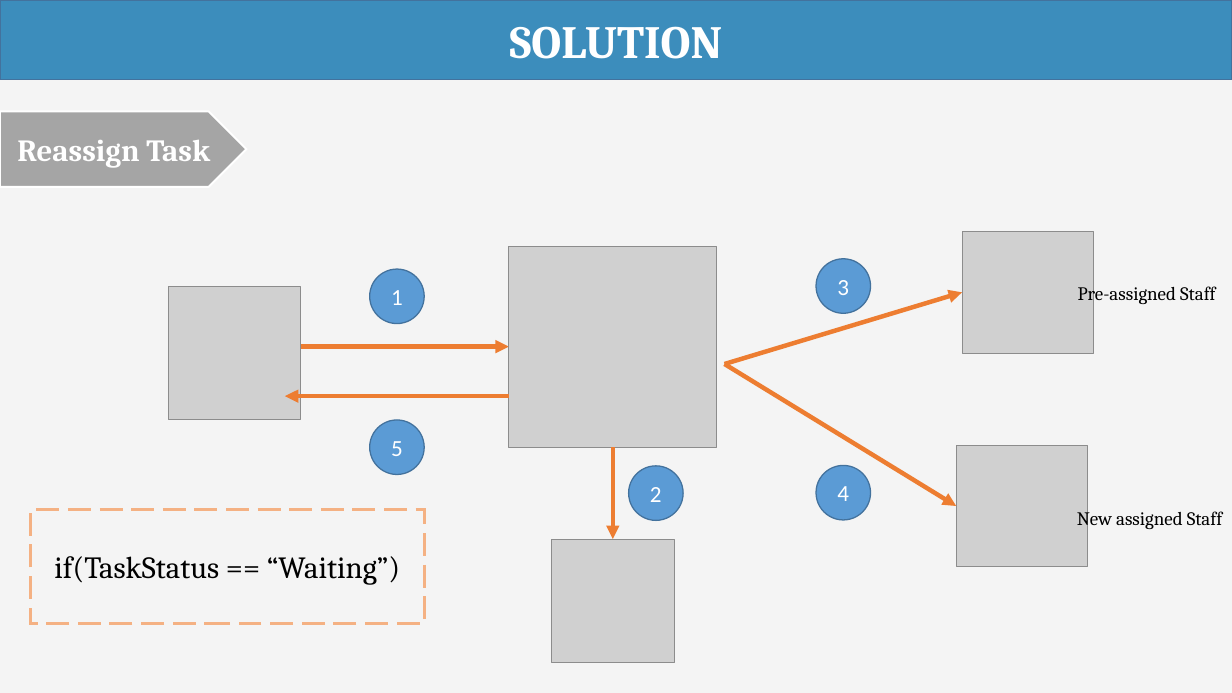
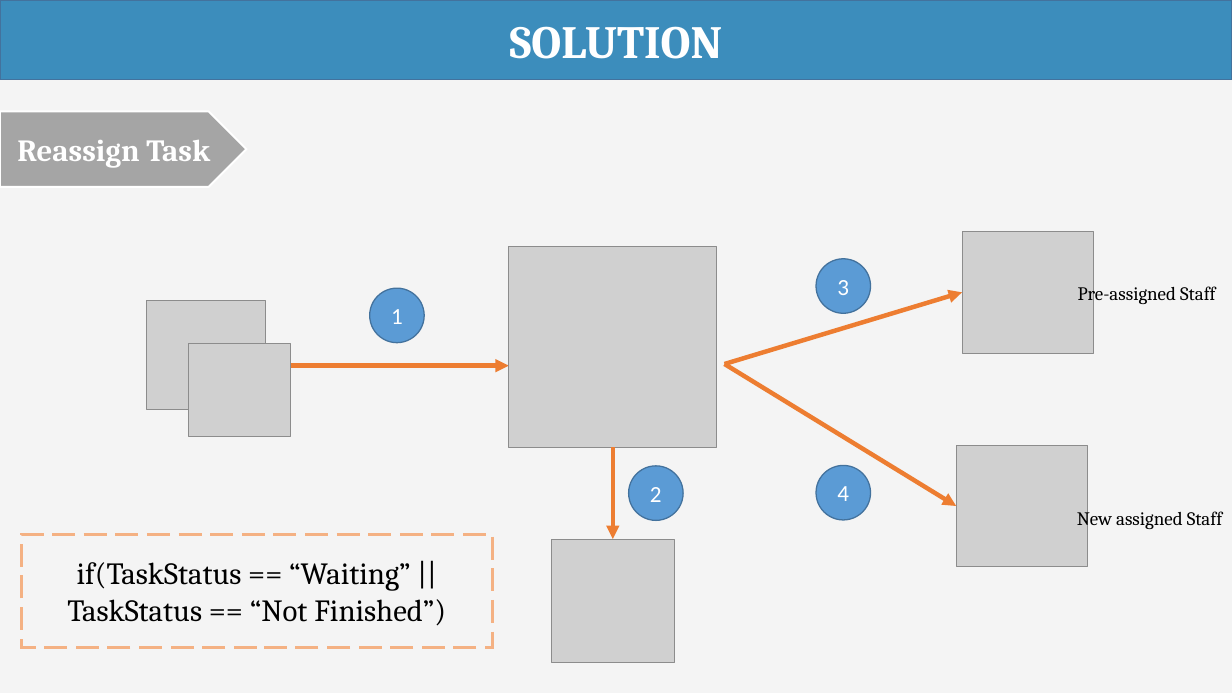
Before and after one commit to haltt051093/IMS-datacenter, a slide deck: slide 26 of Document/Presentation/IMS_20160408_Presentation.pptx. Drawn at 1232x693 pixels with LibreOffice and Linux fonts; fonts in the diff are those of the drawing; grey boxes stand for pictures. Boxes give left, top, right and bottom in pixels: in the first picture for what was removed or moved away, otherwise in the second. Text is boxed around its words. In the diff, an @@ line names an element or a change of style, - is before the commit and + after.

```diff
--- a/Document/Presentation/IMS_20160408_Presentation.pptx
+++ b/Document/Presentation/IMS_20160408_Presentation.pptx
@@ ellipse "1": place and size @@
-ellipse "1" at <box>370,269,424,323</box>
+ellipse "1" at <box>370,288,424,343</box>
@@ picture added at <box>147,300,266,409</box> @@
@@ picture: place and size @@
-picture at <box>168,287,299,421</box>
+picture at <box>189,343,290,436</box>
@@ arrow moved from (285, 347) - (509, 347) to (285, 366) - (509, 366) @@
@@ arrow removed from (509, 396) to (285, 396) @@
@@ ellipse removed at <box>370,421,424,475</box> @@
-5
@@ rectangle "if(TaskStatus == “Waiting” || TaskStatus ...": place and size @@
-rectangle "if(TaskStatus == “Waiting” || TaskStatus ..." at <box>30,510,424,624</box>
+rectangle "if(TaskStatus == “Waiting” || TaskStatus ..." at <box>21,534,492,648</box>
@@ text in rectangle at <box>67,562,446,626</box>: text changed @@
-if(TaskStatus == “Waiting”)
+if(TaskStatus == “Waiting” || TaskStatus == “Not Finished”)
```
Also in this commit, not shown: 22 other slides changed, 3 slides added, 4 other files.
